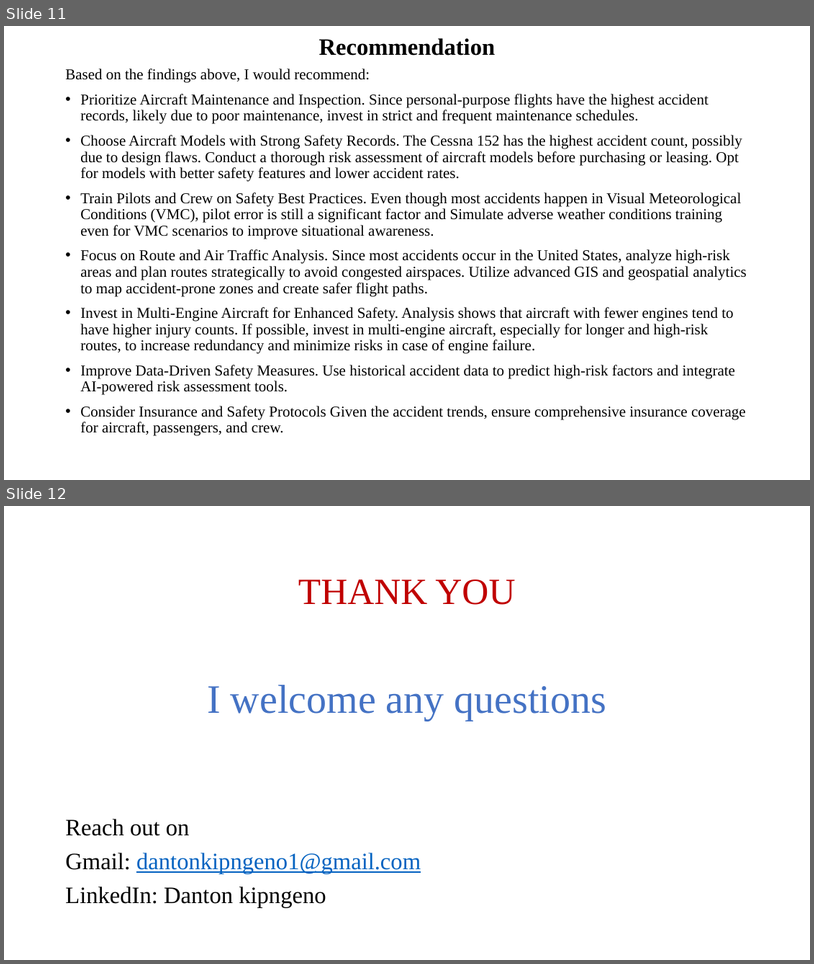
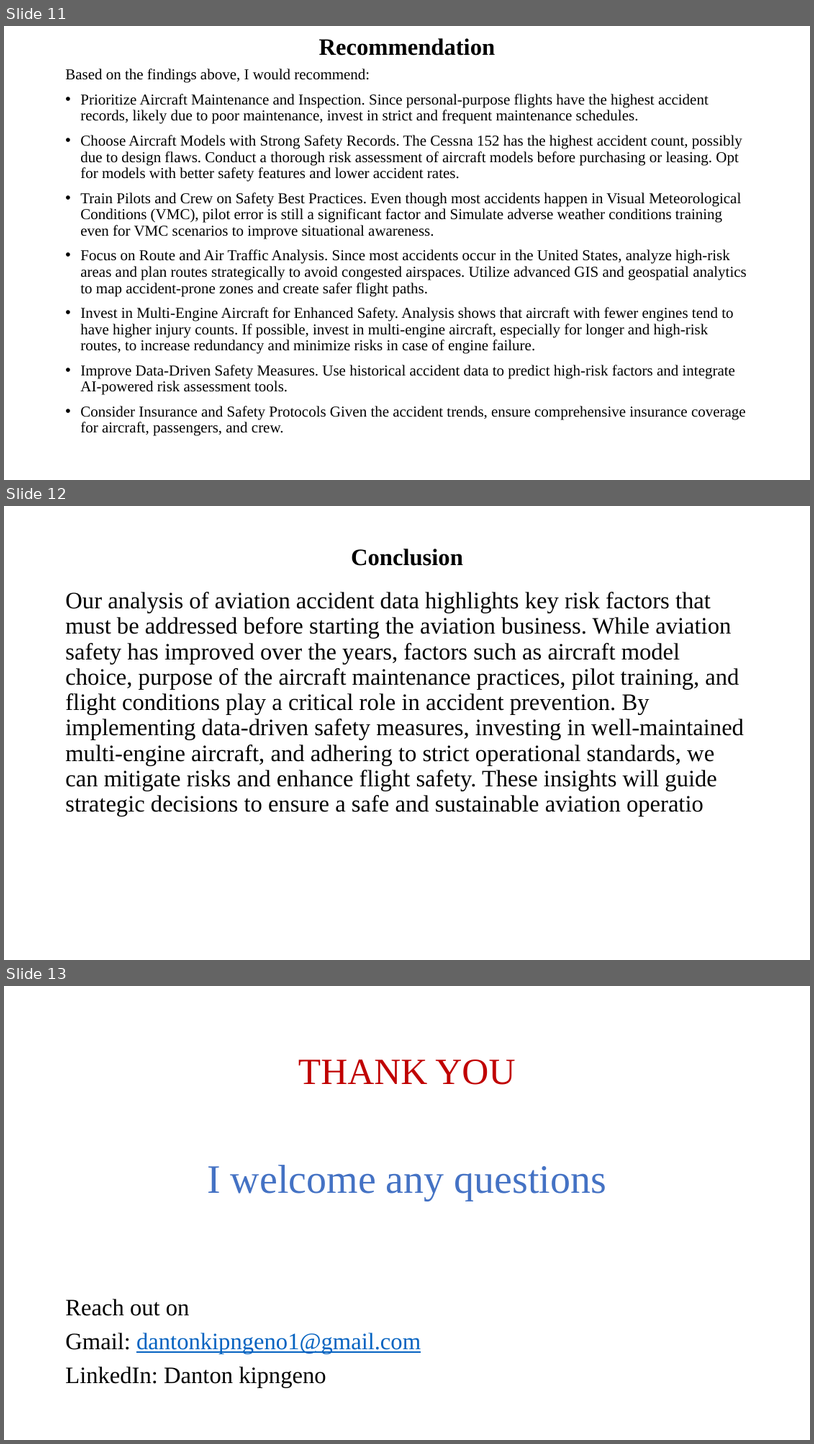
Before and after one commit to Dantonkip/Aviation_risk_analysis_for_business_expansion, a slide deck: Presentation.pptx. Shown one above the other, each under a label of ours: slides 11 and 12 before the commit, slides 11, 12 and 13 after it. The pictures are 814x964 and 814x1444 pixels, drawn with LibreOffice and Linux fonts; fonts in the diff are those of the drawing. Boxes give left, top, right and bottom in pixels: in the first picture for what was removed or moved away, otherwise in the second. Text is boxed around its words. In the diff, an @@ line names an element or a change of style, - is before the commit and + after.

```diff
--- a/Presentation.pptx
+++ b/Presentation.pptx
@@ slide 12 added at [4, 506, 810, 960], background #FFFFFF @@
@@ title added at [351, 548, 463, 566], 28 pt, text #000000, bold @@
+Conclusion
@@ text added at [65, 592, 744, 816], 28 pt, text #000000 @@
+Our analysis of aviation accident data highlights key risk factors that must be addressed before starting the aviation business. While aviation safety has improved over the years, factors such as aircraft model choice, purpose of the aircraft maintenance practices, pilot training, and flight conditions play a critical role in accident prevention. By implementing data-driven safety measures, investing in well-maintained multi-engine aircraft, and adhering to strict operational standards, we can mitigate risks and enhance flight safety. These insights will guide strategic decisions to ensure a safe and sustainable aviation operatio
@@ what was slide 12 is now slide 13 @@
```
Also in this commit, not shown: 16 other files.
